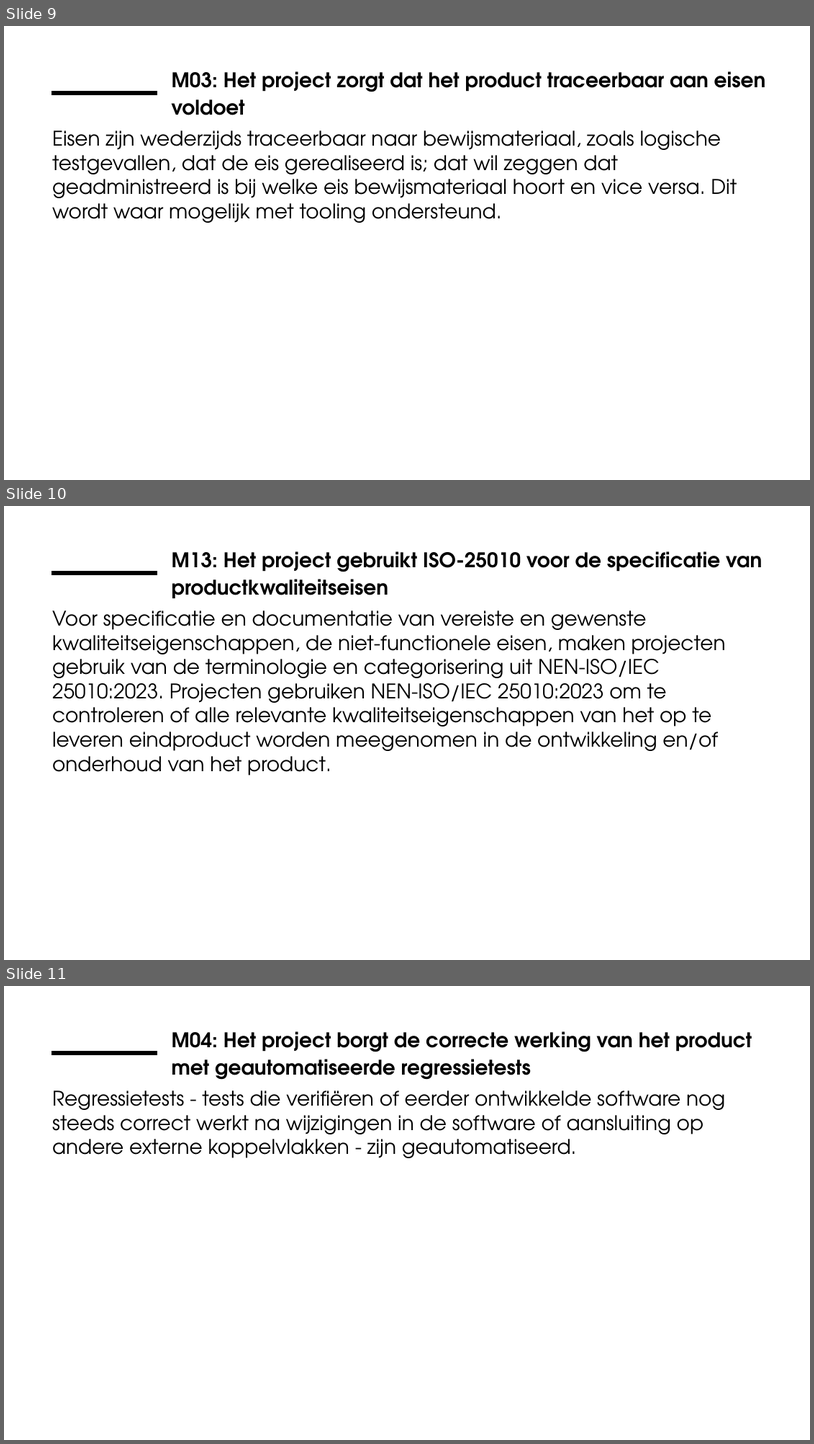
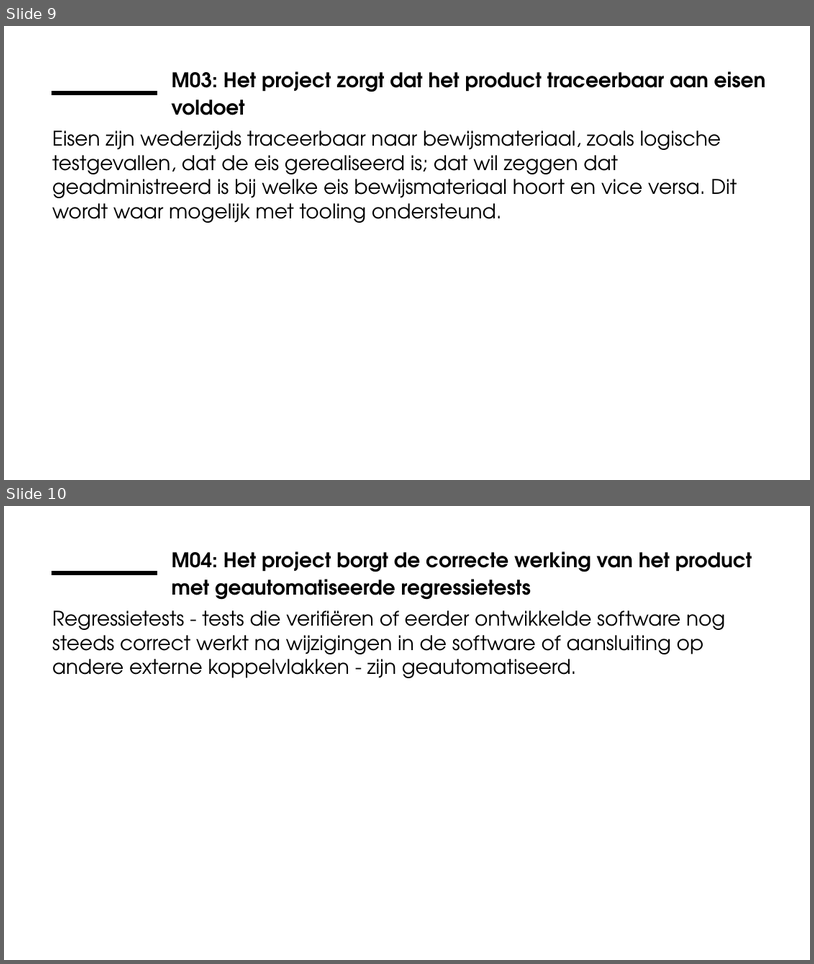
Before and after one commit to ICTU/Kwaliteitsaanpak, a slide deck: docs/wip/ICTU-Kwaliteitsaanpak.pptx. Shown one above the other, each under a label of ours: slides 9, 10 and 11 before the commit, slides 9 and 10 after it. The pictures are 814x1444 and 814x964 pixels, drawn with LibreOffice and Linux fonts; fonts in the diff are those of the drawing; background and template pictures are left out. Boxes give left, top, right and bottom in pixels: in the first picture for what was removed or moved away, otherwise in the second. Text is boxed around its words. In the diff, an @@ line names an element or a change of style, - is before the commit and + after.

Commit message:
M13 over ISO-25010 is vervallen.
Maatregel M13 "Het project gebruikt ISO-25010 voor de specificatie van productkwaliteitseisen" is vervallen. Het gebruik van ISO-25010 voor de specificatie van productkwaliteitseisen staat al genoemd in M01 "Het project levert in elke fase vastgestelde producten en informatie op".

Closes #950.

```diff
--- a/docs/wip/ICTU-Kwaliteitsaanpak.pptx
+++ b/docs/wip/ICTU-Kwaliteitsaanpak.pptx
@@ slide 10 removed at bbox=[4, 506, 810, 960], background #FFFFFF; not listed: 1 template element that a slide beside it also shows @@
@@ title removed at bbox=[172, 551, 762, 599] @@
-M13: Het project gebruikt ISO-25010 voor de specificatie van productkwaliteitseisen
@@ text removed at bbox=[52, 610, 726, 775] @@
-Voor specificatie en documentatie van vereiste en gewenste kwaliteitseigenschappen, de niet-functionele eisen, maken projecten gebruik van de terminologie en categorisering uit NEN-ISO/IEC 25010:2023. Projecten gebruiken NEN-ISO/IEC 25010:2023 om te controleren of alle relevante kwaliteitseigenschappen van het op te leveren eindproduct worden meegenomen in de ontwikkeling en/of onderhoud van het product.
@@ what was slide 11 is now slide 10 @@
```
Also in this commit, not shown: 2 slides changed, 27 other files.
